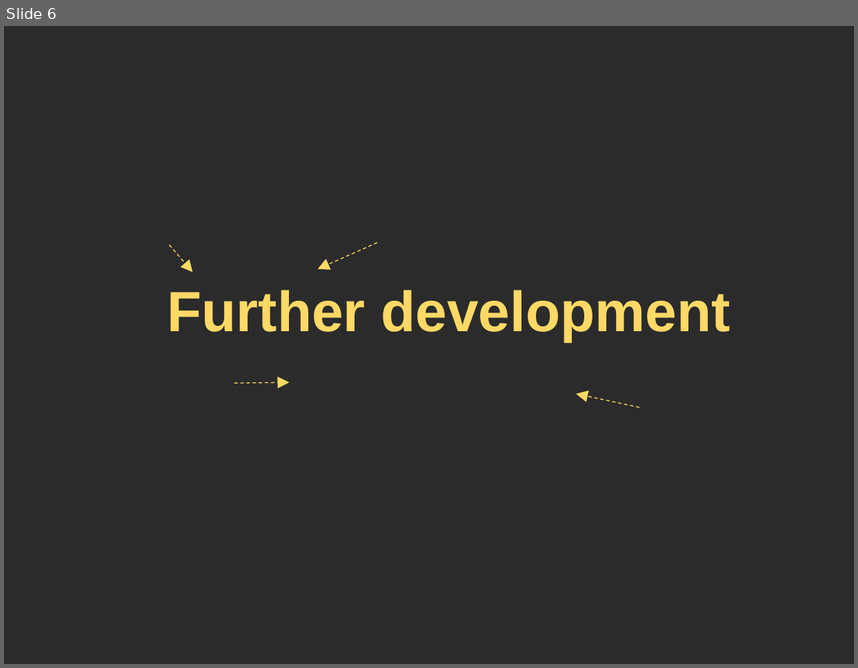
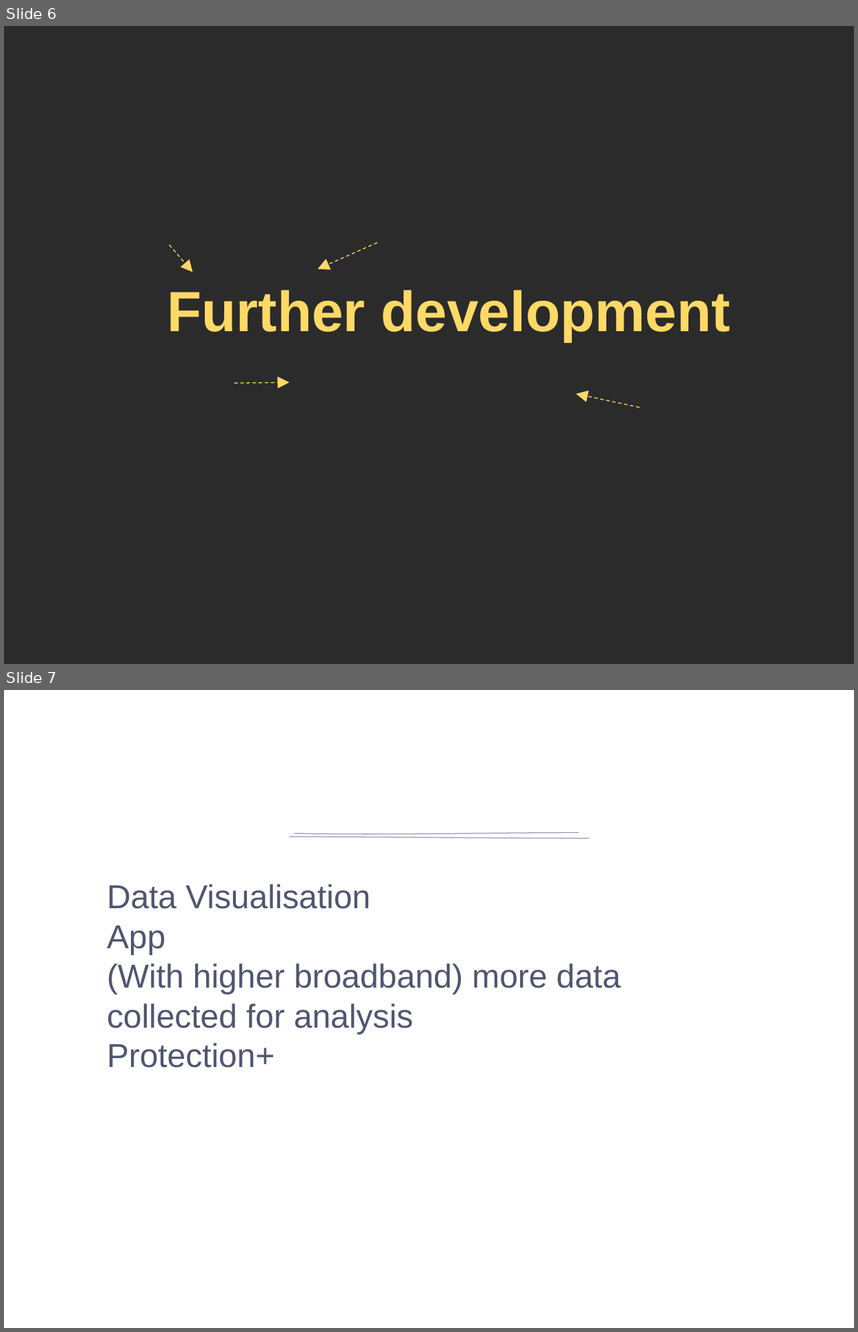
Before and after one commit to yl573/arm_hackathon, a slide deck: Arm hachathon project [自动保存].pptx（副本）.pptx. Shown one above the other, each under a label of ours: slide 6 before the commit, slides 6 and 7 after it. The pictures are 858x668 and 858x1332 pixels, drawn with LibreOffice and Linux fonts; fonts in the diff are those of the drawing; background and template pictures are left out; a plain dark background stands for a picture behind light text. Boxes give left, top, right and bottom in pixels: in the first picture for what was removed or moved away, otherwise in the second. Text is boxed around its words. In the diff, an @@ line names an element or a change of style, - is before the commit and + after.

Commit message:
ppt

```diff
--- a/Arm hachathon project [自动保存].pptx（副本）.pptx
+++ b/Arm hachathon project [自动保存].pptx（副本）.pptx
@@ slide 7 added at (4, 690, 854, 1328), background picture (left out) @@
@@ freeform shape added at (294, 833, 579, 834), outline #979CB8 0.75 pt @@
@@ freeform shape added at (290, 837, 590, 839), outline #979CB8 0.75 pt @@
@@ text added at (107, 884, 621, 1067), 28 pt, text #505670 @@
+Data Visualisation
+App
+(With higher broadband) more data collected for analysis
+Protection+
```
Also in this commit, not shown: 1 slide removed.
